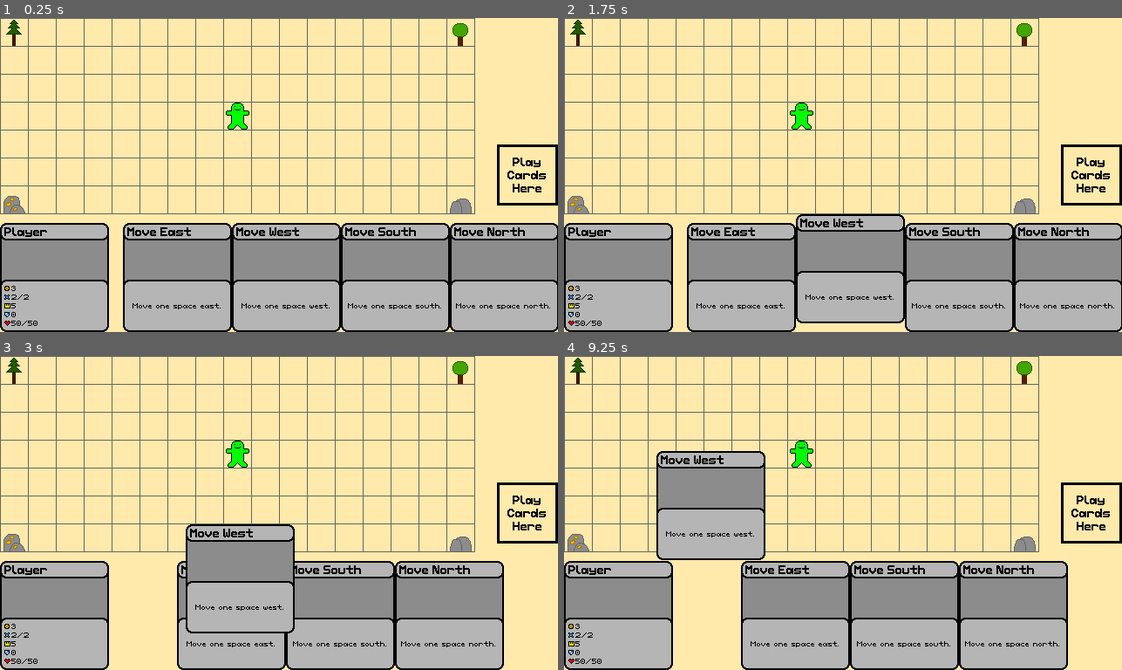
Above: before the commit, frames 1-4 (two rows, left to right).
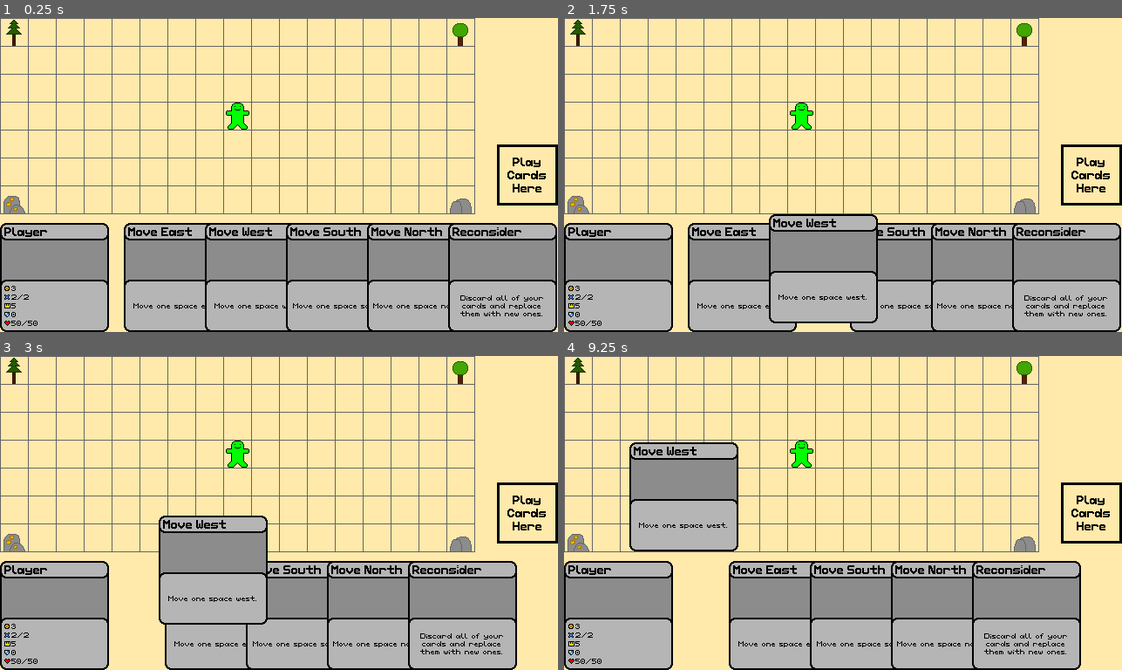
Above: after the commit, the same moments.

Repository: CattacoCattaco/Card-Based-Survival
Game: Godot game, scene res://game_scene/map/map.tscn
Two runs of this game, one before a commit and one after it. Both use one fixed random seed, a clock stepped at 60 frames per second and the inputs below.
Inputs (mouse positions are in pixels of both pictures, inside the frame that each line leads up to):
- Up to frame 1 (0.25 s): no input
- Up to frame 2 (1.75 s): tap Enter at 0.5 s; move the mouse to (965, 159) at 0.52 s; click (965, 159) at 0.67 s; tap Space at 1.25 s; drag from (731, 190) to (815, 237) at 1.27 s
- Up to frame 3 (3 s): tap Enter at 2 s; move the mouse to (334, 443) at 2.02 s; click (334, 443) at 2.17 s; tap Space at 2.75 s; drag from (251, 575) to (111, 465) at 2.77 s
- Up to frame 4 (9.25 s): move the mouse to (1010, 560) at 3.52 s; click (1010, 560) at 3.67 s; tap Enter at 4.25 s; drag from (675, 465) to (759, 434) at 4.27 s; tap Space at 5 s; move the mouse to (870, 513) at 5.02 s; click (870, 513) at 5.17 s; drag from (759, 434) to (731, 528) at 5.77 s; move the mouse to (965, 497) at 6.52 s; click (965, 497) at 6.67 s; drag from (731, 528) to (815, 575) at 7.27 s; move the mouse to (898, 443) at 8.02 s; click (898, 443) at 8.17 s; drag from (815, 575) to (675, 465) at 8.77 s

The runs differ from the first frame. In frame 1, 2.5% of the frame differs, in the area x 22-100%, y 65-100%; in frame 2, 3.5%; in frame 3, 7.6%; in frame 4, 9.2%, in the area x 11-93%, y 27-100%.

Commit message:
Added Reconsider
You now always have a card called reconsider available which discards your hand and draws you a new one.

Diff:
--- a/card/action_card/action_card.gd
+++ b/card/action_card/action_card.gd
@@ -49,7 +49,8 @@
 
 func play() -> void:
 	hand.cards.erase(self)
-	hand.deck_manager.used_cards.append(data)
+	if from_deck:
+		hand.deck_manager.used_cards.append(data)
 
 	hand.play_zone.drag_hapenning = false
 	hand.play_zone.drag_preview = null
@@ -58,6 +59,7 @@
 	for effect: ActionEffect in data.effects:
 		await effect._resolve(self)
 
-	hand.draw_cards(1)
+	if data.replace:
+		hand.draw_cards(1)
 
 	queue_free()
--- a/card/card.gd
+++ b/card/card.gd
@@ -9,6 +9,8 @@
 @export var hand: Hand
 
 var highlighted: bool = false
+
+var from_deck: bool = true
 
 
 func _ready() -> void:
--- a/card_data/action_data/action_data.gd
+++ b/card_data/action_data/action_data.gd
@@ -3,11 +3,13 @@
 
 @export var effect_text: String = ""
 @export var effects: Array[ActionEffect] = []
+@export var replace: bool = true
 
 
 func _init(p_card_name: String = "", p_effect_text: String = "",
-		p_effects: Array[ActionEffect] = []) -> void:
+		p_effects: Array[ActionEffect] = [], p_replace: bool = true) -> void:
 	super(p_card_name)
 
 	effect_text = p_effect_text
 	effects = p_effects
+	replace = p_replace
--- /dev/null
+++ b/card_data/action_data/action_effect/refresh_hand_effect.gd
@@ -0,0 +1,6 @@
+class_name RefreshHandEffect
+extends ActionEffect
+
+
+func _resolve(action_card: ActionCard) -> void:
+	action_card.hand.draw_hand()
--- a/card_data/action_data/generic_actions/options.tres
+++ b/card_data/action_data/generic_actions/options.tres
@@ -1,9 +1,12 @@
-[gd_resource type="Resource" script_class="ActionData" load_steps=2 format=3 uid="uid://byowuleie3fbg"]
+[gd_resource type="Resource" script_class="ActionData" load_steps=3 format=3 uid="uid://byowuleie3fbg"]
 
+[ext_resource type="Script" uid="uid://c0gtblaffcrid" path="res://card_data/action_data/action_effect/action_effect.gd" id="1_encol"]
 [ext_resource type="Script" uid="uid://cskm55n57jk26" path="res://card_data/action_data/action_data.gd" id="1_y2q4n"]
 
 [resource]
 script = ExtResource("1_y2q4n")
 effect_text = "Deal damage equal to your strength to any target."
+effects = Array[ExtResource("1_encol")]([])
+replace = false
 card_name = "Punch"
 metadata/_custom_type_script = "uid://c2ctgqbjt5773"
--- a/card_data/action_data/generic_actions/reconsider.tres
+++ b/card_data/action_data/generic_actions/reconsider.tres
@@ -1,9 +1,17 @@
-[gd_resource type="Resource" script_class="ActionData" load_steps=2 format=3 uid="uid://c5qsvoil8nqo1"]
+[gd_resource type="Resource" script_class="ActionData" load_steps=5 format=3 uid="uid://c5qsvoil8nqo1"]
 
+[ext_resource type="Script" uid="uid://c0gtblaffcrid" path="res://card_data/action_data/action_effect/action_effect.gd" id="1_ext1o"]
 [ext_resource type="Script" uid="uid://cskm55n57jk26" path="res://card_data/action_data/action_data.gd" id="1_vyw45"]
+[ext_resource type="Script" uid="uid://dtd4nwji1hsdc" path="res://card_data/action_data/action_effect/refresh_hand_effect.gd" id="2_ontcl"]
+
+[sub_resource type="Resource" id="Resource_oejng"]
+script = ExtResource("2_ontcl")
+metadata/_custom_type_script = "uid://dtd4nwji1hsdc"
 
 [resource]
 script = ExtResource("1_vyw45")
 effect_text = "Discard all of your cards and replace them with new ones."
+effects = Array[ExtResource("1_ext1o")]([SubResource("Resource_oejng")])
+replace = false
 card_name = "Reconsider"
 metadata/_custom_type_script = "uid://c2ctgqbjt5773"
--- a/game_scene/fight/fight.tscn
+++ b/game_scene/fight/fight.tscn
@@ -1,11 +1,12 @@
-[gd_scene load_steps=15 format=3 uid="uid://hexshmnhcweg"]
+[gd_scene load_steps=16 format=3 uid="uid://hexshmnhcweg"]
 
 [ext_resource type="Script" uid="uid://b2rhto30exwma" path="res://game_scene/hand/hand.gd" id="1_ayl5l"]
 [ext_resource type="Script" uid="uid://gbhlwdjlhlrn" path="res://game_scene/fight/fight.gd" id="1_lpkew"]
 [ext_resource type="Resource" uid="uid://bjlyo131duohk" path="res://card_data/action_data/combat_actions/punch.tres" id="2_030u5"]
 [ext_resource type="PackedScene" uid="uid://b6ewh37v0u6s7" path="res://card/character_card/character_card.tscn" id="3_lpkew"]
+[ext_resource type="Script" uid="uid://c2ctgqbjt5773" path="res://card_data/card_data.gd" id="3_vy1pm"]
 [ext_resource type="Script" uid="uid://hsnp44p8tvqf" path="res://game_scene/deck_manager/player_deck_manager/player_deck_manager.gd" id="4_ayl5l"]
-[ext_resource type="Resource" uid="uid://cixowmwsl1qad" path="res://card_data/character_data/enemy_characters/bear.tres" id="5_wb7tg"]
+[ext_resource type="Resource" uid="uid://c5qsvoil8nqo1" path="res://card_data/action_data/generic_actions/reconsider.tres" id="4_wcsgf"]
 [ext_resource type="Script" uid="uid://dvrhq6x4i8ojs" path="res://game_scene/deck_manager/enemy_queue_manager/enemy_queue_manager.gd" id="6_030u5"]
 [ext_resource type="Script" uid="uid://dis585a1x5bul" path="res://game_scene/play_zone/play_zone.gd" id="6_u5tag"]
 [ext_resource type="Script" uid="uid://cskm55n57jk26" path="res://card_data/action_data/action_data.gd" id="6_vy1pm"]
@@ -47,7 +48,7 @@
 theme_override_constants/separation = -50
 alignment = 1
 script = ExtResource("1_ayl5l")
-default_card = ExtResource("2_030u5")
+always_available_cards = Array[ExtResource("3_vy1pm")]([ExtResource("4_wcsgf")])
 play_zone = NodePath("../PlayZone")
 deck_manager = NodePath("PlayerDeckManager")
 
@@ -78,7 +79,6 @@
 script = ExtResource("1_ayl5l")
 card_scene = ExtResource("3_lpkew")
 max_separation = 20
-default_card = ExtResource("5_wb7tg")
 play_zone = NodePath("../PlayZone")
 deck_manager = NodePath("EnemyQueueManager")
 mode = 1
--- a/game_scene/hand/hand.gd
+++ b/game_scene/hand/hand.gd
@@ -12,7 +12,7 @@
 @export var card_scene: PackedScene = preload("res://card/action_card/action_card.tscn")
 @export var max_separation: int = 5
 @export var cards: Array[Card] = []
-@export var default_card: CardData
+@export var always_available_cards: Array[CardData]
 @export var play_zone: PlayZone
 @export var deck_manager: DeckManager
 @export var mode: Mode
@@ -21,26 +21,47 @@
 func _ready() -> void:
 	match mode:
 		Mode.ACTIONS:
-			draw_cards(4)
+			draw_hand()
 		Mode.ENEMIES:
 			draw_cards(len(deck_manager.enemies))
 
 
-func draw_cards(amount: int) -> void:
+func draw_hand() -> void:
+	for card in cards:
+		if card.from_deck:
+			deck_manager.used_cards.append(card.data)
+
+		card.queue_free()
+
+	cards = []
+
+	draw_cards(4)
+	draw_specific_cards(always_available_cards, false)
+
+
+func draw_cards(amount: int, from_deck: bool = true) -> void:
 	for i in range(amount):
-		_draw_card()
+		_draw_card(deck_manager._get_next_card(), from_deck)
 
 	recalc_card_separation()
 
 
-func _draw_card() -> void:
+func draw_specific_cards(cards_to_draw: Array[CardData], from_deck: bool = true) -> void:
+	for card in cards_to_draw:
+		_draw_card(card, from_deck)
+
+	recalc_card_separation()
+
+
+func _draw_card(data: CardData, from_deck: bool) -> void:
 	var card: Card = card_scene.instantiate()
 
 	add_child(card)
 	cards.append(card)
 
 	card.hand = self
-	card._load_data(deck_manager._get_next_card())
+	card._load_data(data)
+	card.from_deck = from_deck
 
 
 func recalc_card_separation() -> void:
--- a/game_scene/map/map.tscn
+++ b/game_scene/map/map.tscn
@@ -8,9 +8,10 @@
 [ext_resource type="Script" uid="uid://hsnp44p8tvqf" path="res://game_scene/deck_manager/player_deck_manager/player_deck_manager.gd" id="3_mul44"]
 [ext_resource type="Script" uid="uid://b2rhto30exwma" path="res://game_scene/hand/hand.gd" id="5_fqlyv"]
 [ext_resource type="Script" uid="uid://dis585a1x5bul" path="res://game_scene/play_zone/play_zone.gd" id="6_cx7ym"]
-[ext_resource type="Resource" uid="uid://cnwrqvqybg5ar" path="res://card_data/action_data/movement_actions/move_north.tres" id="6_x2tlu"]
 [ext_resource type="Texture2D" uid="uid://c6g3lgar20iu2" path="res://game_scene/play_zone/play_region_frame_off.png" id="7_4w4tj"]
+[ext_resource type="Script" uid="uid://c2ctgqbjt5773" path="res://card_data/card_data.gd" id="7_fqlyv"]
 [ext_resource type="Theme" uid="uid://b21v52k644p3t" path="res://card/text_bold.tres" id="8_4waan"]
+[ext_resource type="Resource" uid="uid://c5qsvoil8nqo1" path="res://card_data/action_data/generic_actions/reconsider.tres" id="8_cx7ym"]
 
 [sub_resource type="TileSetAtlasSource" id="TileSetAtlasSource_mtoay"]
 texture = ExtResource("1_j10tu")
@@ -88,7 +89,7 @@
 theme_override_constants/separation = -50
 alignment = 1
 script = ExtResource("5_fqlyv")
-default_card = ExtResource("6_x2tlu")
+always_available_cards = Array[ExtResource("7_fqlyv")]([ExtResource("8_cx7ym")])
 play_zone = NodePath("../PlayZone")
 deck_manager = NodePath("PlayerDeckManager")
 
Not shown, added: card_data/action_data/action_effect/refresh_hand_effect.gd.uid
Not shown: 1 places in game_scene/map/map.tscn that only renumber resources
